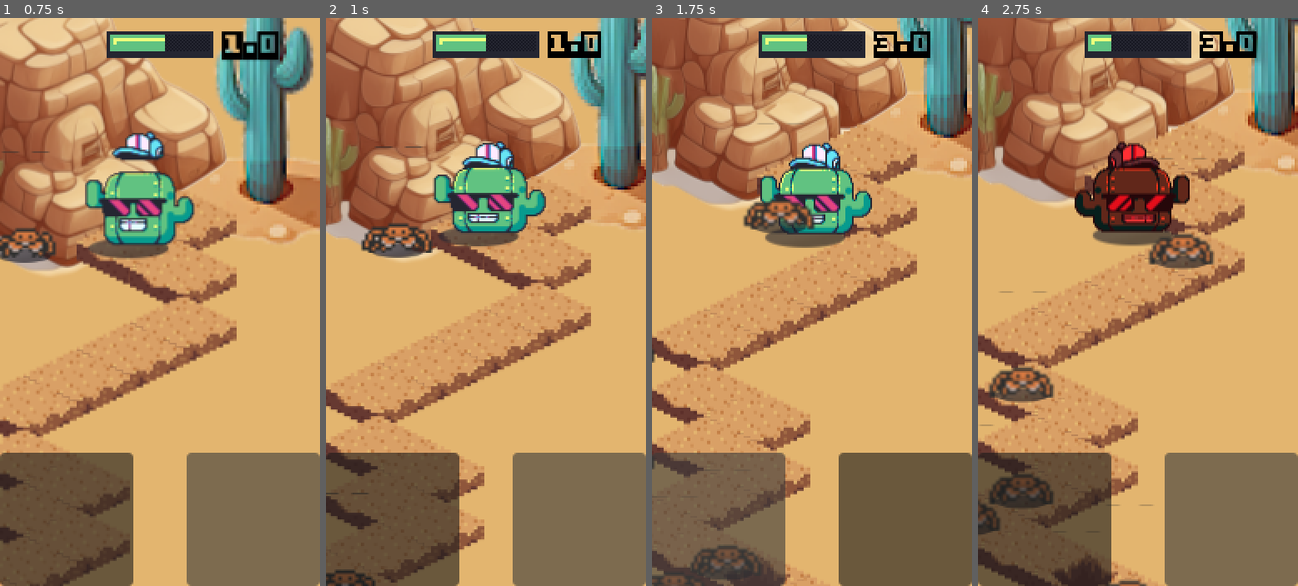
Above: before the commit, frames 1-4 (left to right).
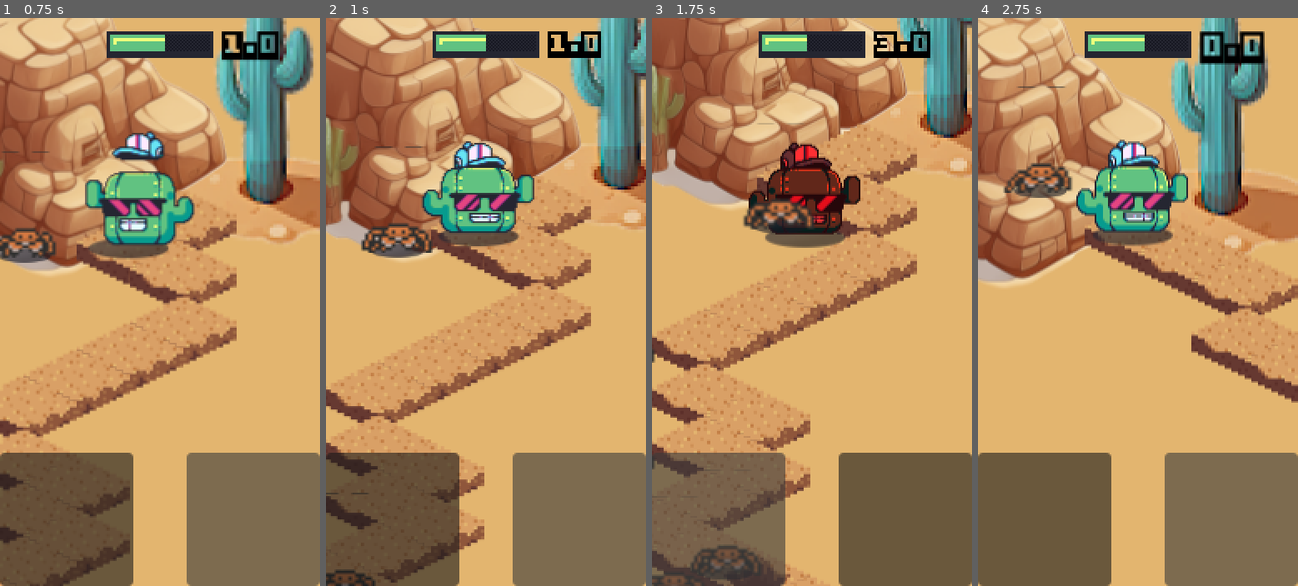
Above: after the commit, the same moments.

Repository: lzubiaur/godot-workshop
Game: Godot game, scene res://scenes/Game.tscn
Same seed, same stepped clock (60 frames per second), same inputs: the game is played once before the commit and once after it.
Inputs (mouse positions are in pixels of both pictures, inside the frame that each line leads up to):
- Up to frame 1 (0.75 s): click (252, 517) at 0.5 s
- Up to frame 2 (1 s): no input
- Up to frame 3 (1.75 s): click (719, 517) at 1.25 s
- Up to frame 4 (2.75 s): click (1230, 517) at 2 s

Frame 1 is identical in both runs. In frame 2, 3.0% of the frame differs, in the area x 29-69%, y 21-38%; in frame 3, 3.8%; in frame 4, 47%, in the area x 0-100%, y 0-100%.

Commit message:
Fix projects, UI and tweens

Diff:
--- a/project.godot
+++ b/project.godot
@@ -35,10 +35,6 @@
 window/handheld/orientation="portrait"
 window/stretch/shrink="1"
 window/handheld/emulate_touchscreen=true
-
-[editor_plugins]
-
-enabled=PackedStringArray("codeandweb.texturepacker")
 
 [input]
 
--- a/scenes/HUD.tscn
+++ b/scenes/HUD.tscn
@@ -68,6 +68,5 @@
 [connection signal="value_changed" from="TextureProgressBar" to="." method="_on_TextureProgress_value_changed"]
 [connection signal="button_down" from="CanvasLayer/Control/Button" to="." method="_on_right_button_down"]
 [connection signal="button_up" from="CanvasLayer/Control/Button" to="." method="_on_right_button_up"]
-[connection signal="pressed" from="CanvasLayer/Control/Button" to="." method="_on_button_pressed"]
 [connection signal="button_down" from="CanvasLayer/Control/Button2" to="." method="_on_button_left_down"]
 [connection signal="button_up" from="CanvasLayer/Control/Button2" to="." method="_on_button_left_up"]
--- a/scripts/Enemy.gd
+++ b/scripts/Enemy.gd
@@ -22,7 +22,7 @@
 	# don't defer setting the position to the next update (tween) or it will enter the scene at 0,0
 	position = p_start
 	tween.tween_property(self, 'position', p_end, duration).set_ease(Tween.EASE_IN_OUT).set_trans(Tween.TRANS_LINEAR)
-	tween.tween_callback(on_move_along_path_callback).set_delay(duration)
+	tween.tween_callback(on_move_along_path_callback)
 	tween.play()
 
 func on_move_along_path_callback():
--- a/scripts/Game.gd
+++ b/scripts/Game.gd
@@ -128,13 +128,14 @@
 	for point in steps:
 		curve.add_point(Math.to_iso(point))
 
-	var tween = get_tree().create_tween()
+	# Bound to this node so the tween is freed with the scene on respawn
+	var tween = create_tween()
 	tween.tween_method(_on_moving_along_path, 0.0, 1.0, global.STEP_DURATION) \
 		.set_trans(Tween.TRANS_CUBIC) \
 		.set_ease(Tween.EASE_IN_OUT)
 
-	tween.tween_callback(_on_moving_along_path_finished.bind(steps.back())) \
-		.set_delay(global.STEP_DURATION)
+	# Tweeners run in sequence: the callback fires as soon as the move ends
+	tween.tween_callback(_on_moving_along_path_finished.bind(steps.back()))
 
 	set_player_look_at(steps.back())
 	player.jump()
@@ -173,8 +174,8 @@
 		global.high = global.score
 
 func respawn():
-	# for some reasons we have to clear the path before respawn
-	# maybe because baked points are still cached?
+	# The Curve2D is a sub-resource of Game.tscn and is shared with the
+	# reloaded scene, so clear it to avoid carrying old points over
 	path.curve.clear_points()
 	var _err := get_tree().reload_current_scene()
 
Not shown, removed: scenes/Gam367D.tmp
Not shown, removed: scenes/GamE8F4.tmp
Not shown, removed: scenes/GamF7B2.tmp
